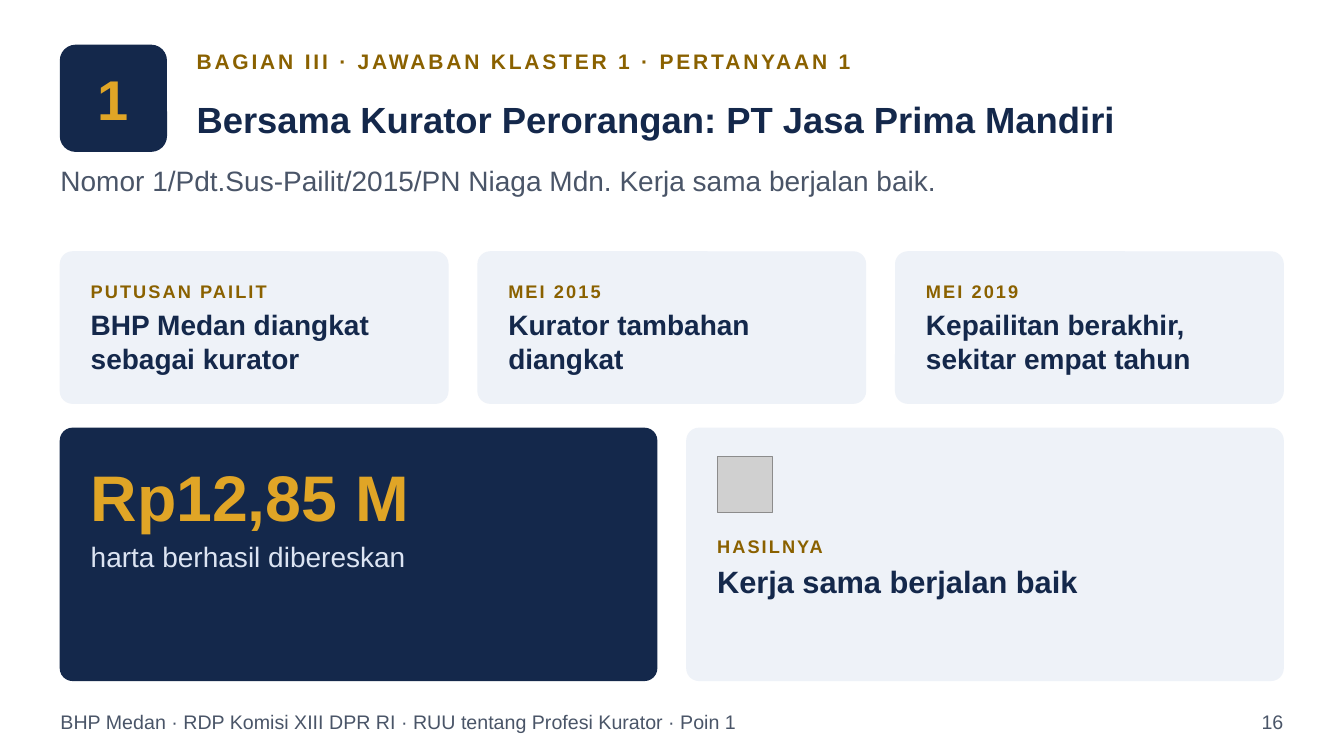
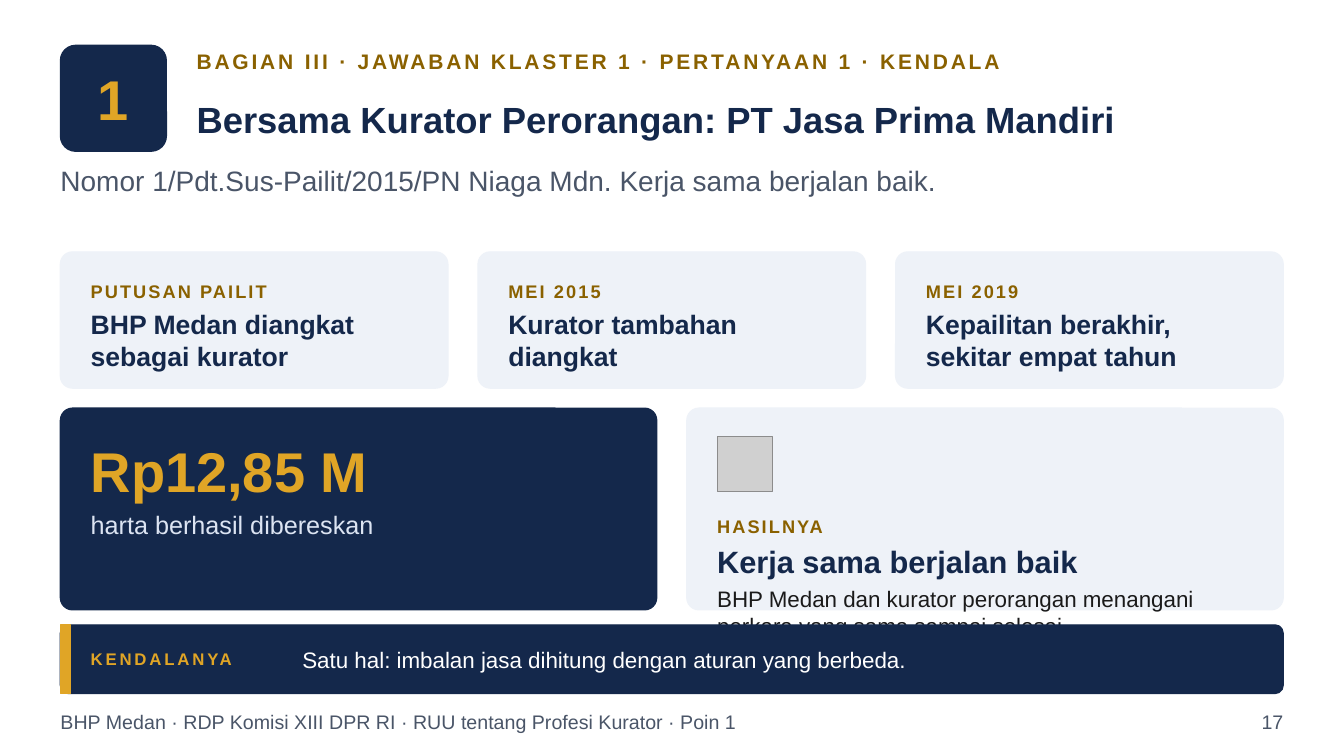
Before and after one commit to artheralawfirm-cloud/SAPAWALI, a slide deck: slide 17 of presentasi/Paparan_BHP_Medan_RUU_Profesi_Kurator.pptx (slide 16 before the commit). Drawn at 1344x756 pixels with LibreOffice and Linux fonts; fonts in the diff are those of the drawing; grey boxes stand for pictures. Boxes give left, top, right and bottom in pixels: in the first picture for what was removed or moved away, otherwise in the second. Text is boxed around its words. In the diff, an @@ line names an element or a change of style, - is before the commit and + after.

```diff
--- a/presentasi/Paparan_BHP_Medan_RUU_Profesi_Kurator.pptx
+++ b/presentasi/Paparan_BHP_Medan_RUU_Profesi_Kurator.pptx
@@ rounded rectangle: place and size @@
-rounded rectangle at bbox=[60, 252, 448, 403]
+rounded rectangle at bbox=[60, 252, 448, 388]
@@ rounded rectangle: place and size @@
-rounded rectangle at bbox=[478, 252, 865, 403]
+rounded rectangle at bbox=[478, 252, 865, 388]
@@ rounded rectangle: place and size @@
-rounded rectangle at bbox=[896, 252, 1284, 403]
+rounded rectangle at bbox=[896, 252, 1284, 388]
@@ text at bbox=[91, 314, 354, 371]: size 20 to 19 pt in "BHP Medan diangkat sebagai kurator" @@
@@ text at bbox=[508, 314, 737, 371]: size 20 to 19 pt in "Kurator tambahan diangkat" @@
@@ text at bbox=[926, 314, 1176, 371]: size 20 to 19 pt in "Kepailitan berakhir, sekitar empat tahun" @@
@@ rounded rectangle: place and size @@
-rounded rectangle at bbox=[60, 429, 657, 681]
+rounded rectangle at bbox=[60, 408, 657, 610]
@@ proportions changed in 5 elements at bbox=[60, 252, 448, 388], bbox=[478, 252, 865, 388], bbox=[896, 252, 1284, 388], bbox=[60, 408, 657, 610], bbox=[688, 408, 1285, 610] @@
@@ rounded rectangle: place and size @@
-rounded rectangle at bbox=[688, 429, 1285, 681]
+rounded rectangle at bbox=[688, 408, 1285, 610]
@@ text "Rp12,85 M": place and size @@
-text "Rp12,85 M" at bbox=[91, 476, 409, 568]
+text "Rp12,85 M" at bbox=[91, 453, 373, 535]
@@ text "Rp12,85 M" at bbox=[91, 453, 373, 535]: size 46 to 40 pt in "Rp12,85 M"; size 20 to 18 pt in "harta berhasil dibereskan" @@
@@ picture: place and size @@
-picture at bbox=[718, 457, 773, 512]
+picture at bbox=[718, 437, 773, 492]
@@ text "HASILNYA": place and size @@
-text "HASILNYA" at bbox=[717, 570, 1077, 599]
+text "HASILNYA" at bbox=[717, 550, 1194, 625]
@@ text at bbox=[717, 590, 1194, 625]: paragraph added @@
+BHP Medan dan kurator perorangan menangani perkara yang sama sampai selesai.
@@ rounded rectangle added at bbox=[60, 625, 1284, 694], fill #14284B, outline #14284B 1 pt @@
@@ rectangle added at bbox=[60, 625, 71, 694], fill #E0A526, outline #E0A526 1 pt @@
@@ text added at bbox=[91, 625, 302, 694], 12 pt, text #E0A526, bold @@
+KENDALANYA
@@ text added at bbox=[302, 651, 905, 673], 16 pt, text #FFFFFF @@
+Satu hal: imbalan jasa dihitung dengan aturan yang berbeda.
@@ text at bbox=[1262, 715, 1284, 729]: text changed @@
-16
+17
```
Also in this commit, not shown: 24 other slides changed, 2 slides added, 6 other files.
